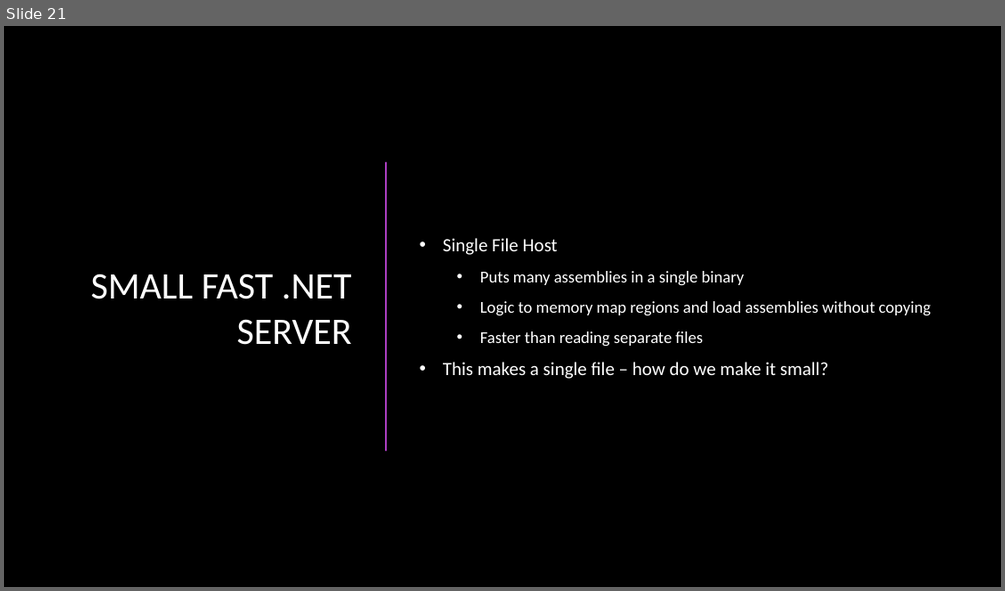
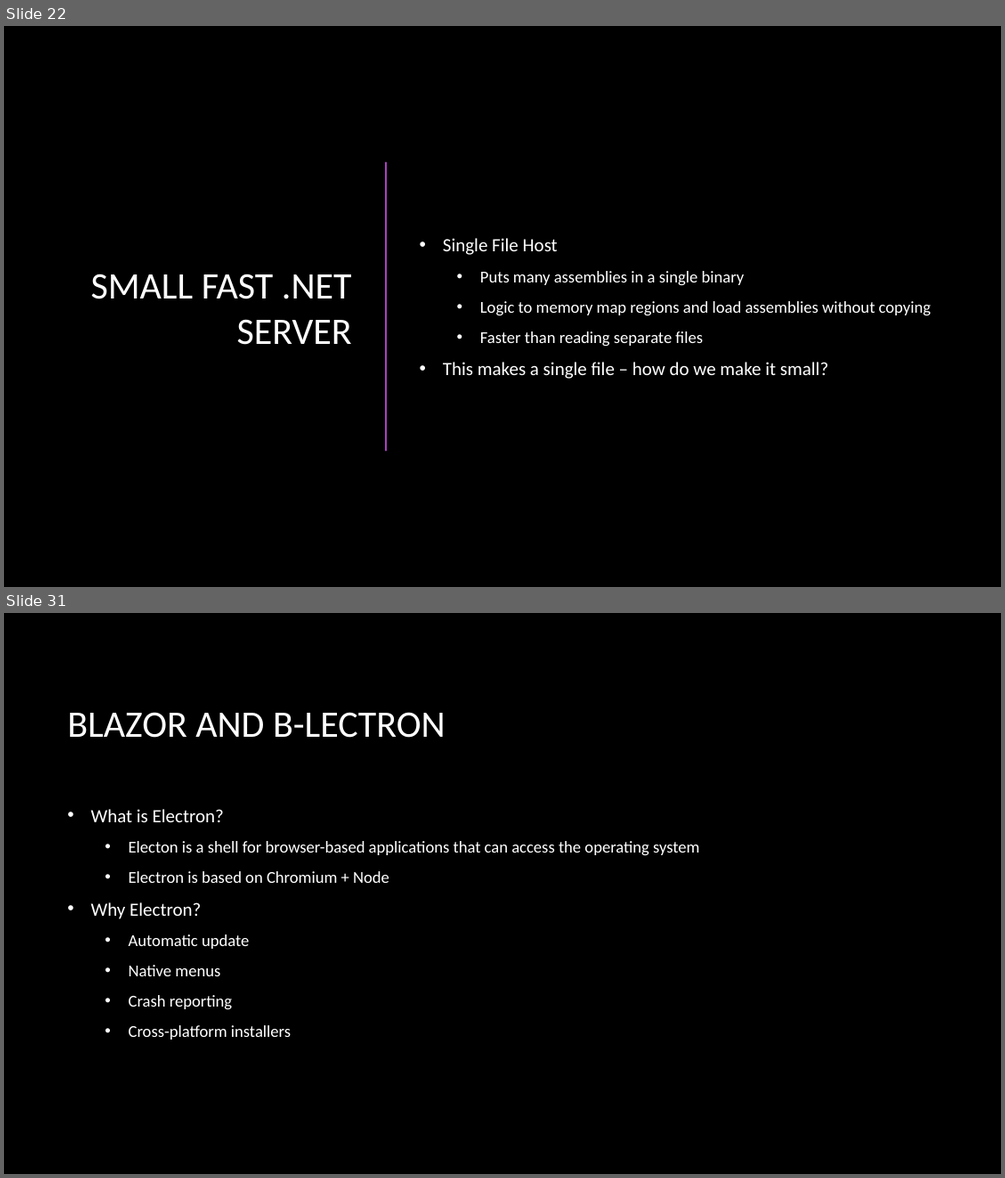
Before and after one commit to rynowak/Presentations, a slide deck: 2019/NDCSyndey/slides.pptx. Shown one above the other, each under a label of ours: slide 21 before the commit, slides 22 and 31 after it; the slides between them are not shown. The pictures are 1005x591 and 1005x1178 pixels, drawn with LibreOffice and Linux fonts; fonts in the diff are those of the drawing; background and template pictures are left out. Boxes give left, top, right and bottom in pixels: in the first picture for what was removed or moved away, otherwise in the second. Text is boxed around its words. In the diff, an @@ line names an element or a change of style, - is before the commit and + after.

```diff
--- a/2019/NDCSyndey/slides.pptx
+++ b/2019/NDCSyndey/slides.pptx
@@ slide 31 added at [4, 613, 1001, 1174], background picture (left out) @@
@@ title added at [67, 712, 445, 738], 36 pt, text #FFFFFF @@
+BLAZOR AND B-LECTRON
@@ text added at [91, 809, 699, 1039], 16 pt, text #FFFFFF @@
+• What is Electron?
+  • Electon is a shell for browser-based applications that can access the operating system
+  • Electron is based on Chromium + Node
+• Why Electron?
+  • Automatic update
+  • Native menus
+  • Crash reporting
+  • Cross-platform installers
@@ what was slide 21 is now slide 22 @@
```
Also in this commit, not shown: 7 slides changed, 7 other slides added.
